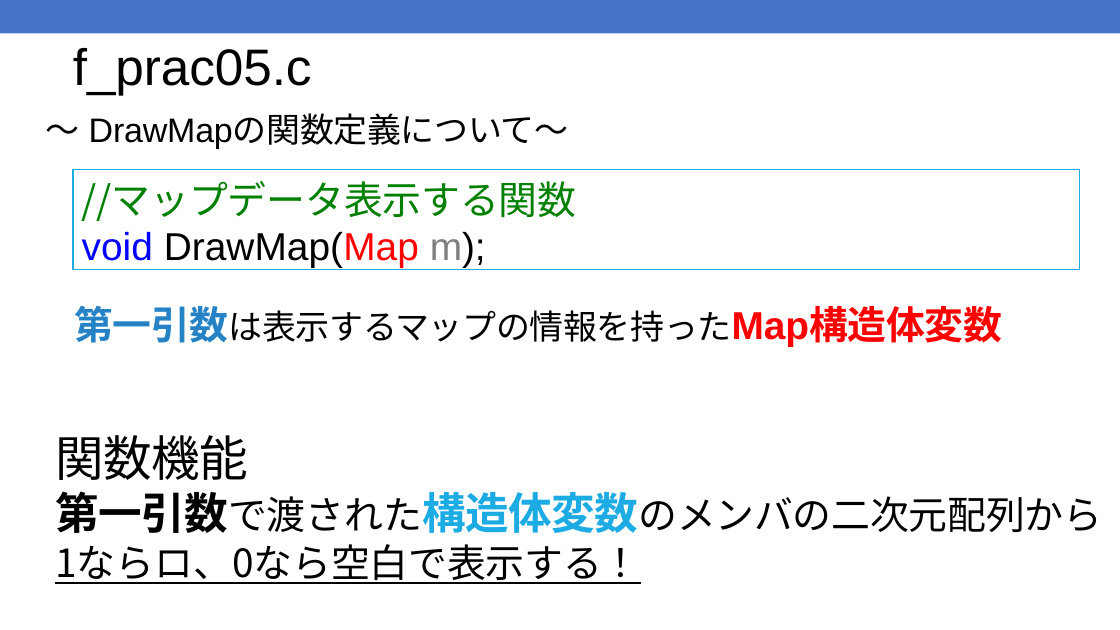
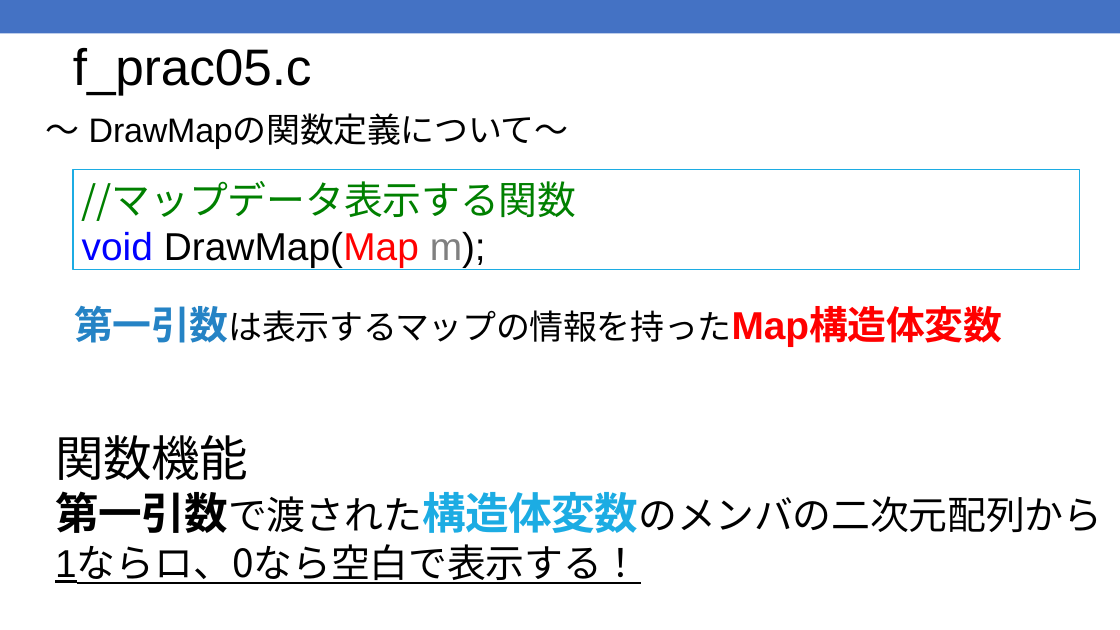
Before and after one commit to kic-murata/cpp2025, a slide deck: slide 42 of 授業資料/演習問題：ファイル処理.pptx. Drawn at 1120x630 pixels with LibreOffice and Linux fonts; fonts in the diff are those of the drawing. Boxes give left, top, right and bottom in pixels: in the first picture for what was removed or moved away, otherwise in the second. Text is boxed around its words. In the diff, an @@ line names an element or a change of style, - is before the commit and + after.

```diff
--- a/授業資料/演習問題：ファイル処理.pptx
+++ b/授業資料/演習問題：ファイル処理.pptx
@@ text at (55, 546, 641, 584): font Noto Sans CJK JP to Arial in "1ならロ、0なら空白で表示する！" @@
```
Also in this commit, not shown: 11 other slides changed, 1 other file.
